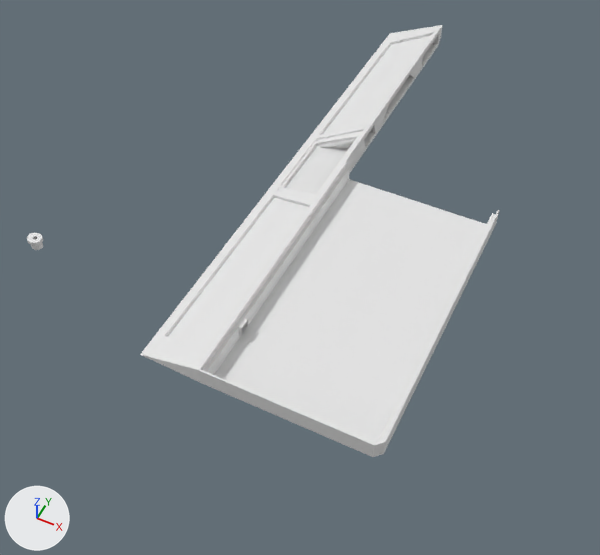
What one commit did to the Blender file v2/v2.blend.
Camera for both pictures: a 50 mm camera at (60.0, -468.0, 358.0) aimed at (-96.0, -155.0, -32.0). The lights are fixed; the arrows at lower left show +X, +Y and +Z.

Objects in the first picture: 'Handrest Center', 'Handrest Left', 'Handrest Left Edge', 'Handrest Right', 'Handrest Right Edge', 'case center right', 'case right'.
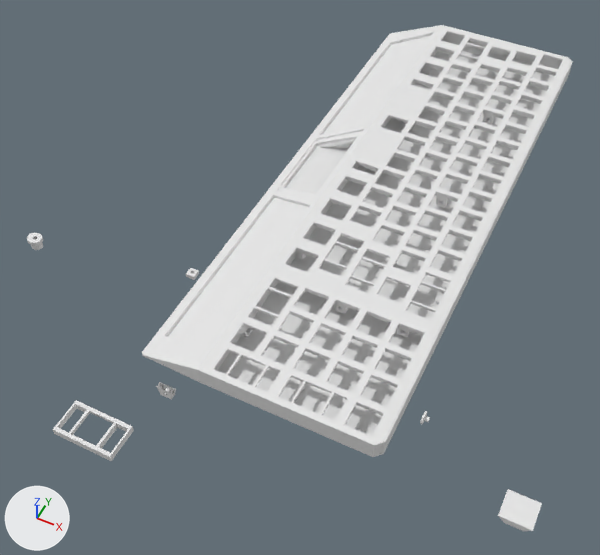
Where the newer file only moved an object's origin or applied its transform, the numbers keep the older frame.

The change, as a list of edits to the scene's bpy script:
```text
Change ob_case_center_left:
    remove ob_case_center_left.hide_viewport = True
Change ob_plate_right:
    remove ob_plate_right.hide_viewport = True
Change ob_plate_left__rotated_5_degrees:
    remove ob_plate_left__rotated_5_degrees.hide_viewport = True
Change ob_small_support:
    remove ob_small_support.hide_viewport = True
Change ob_case_left:
    remove ob_case_left.hide_viewport = True
Change ob_case_screw_hole:
    remove ob_case_screw_hole.hide_viewport = True
Change ob_better_screw_hole:
    remove ob_better_screw_hole.hide_viewport = True
Change ob_numpad:
    remove ob_numpad.hide_viewport = True
Change ob_screw_hole:
    remove ob_screw_hole.hide_viewport = True
Change ob_switch_holes_001:
    remove ob_switch_holes_001.hide_viewport = True
Change ob_plate_center___rotated_5_degrees:
    remove ob_plate_center___rotated_5_degrees.hide_viewport = True
```

Where the change shows, as pixel boxes [x1, y1, x2, y2] in the pictures (600 x 555 px):
'plate right', shown: after [272, 159, 498, 332]
'numpad', shown: after [201, 269, 438, 447]
'plate center  (ROTATED 5 degrees)', shown: after [350, 82, 537, 216]
'plate left (ROTATED 5 degrees)', shown: after [404, 26, 572, 131]
'case center left', shown: after [346, 88, 540, 222]
'case left', shown: after [398, 25, 573, 141]
'switch holes.001', shown: after [53, 400, 134, 461]
'small support', shown: after [498, 489, 542, 531]
'better screw hole', shown: after [156, 382, 176, 400]
'screw hole', shown: after [186, 268, 199, 280]
'case screw hole', shown: after [420, 411, 430, 424]
